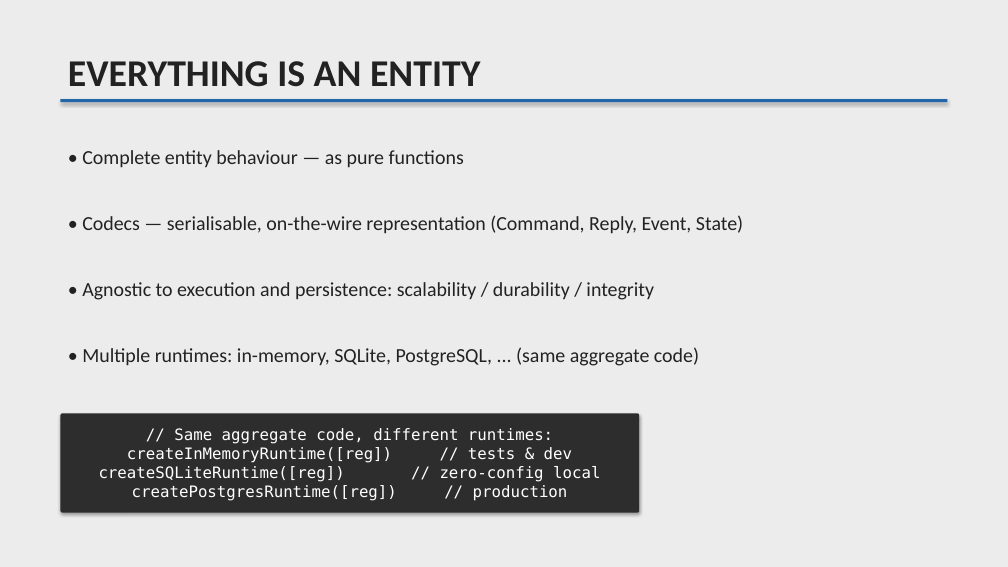
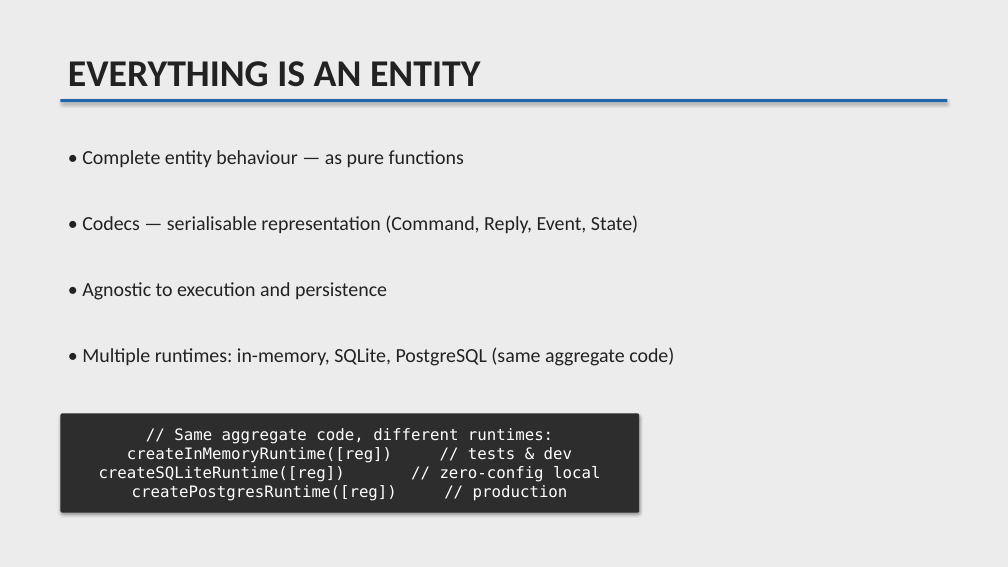
Before and after one commit to lambda-house/teob-ts-workshop-gift-card, a slide deck: slide 13 of slides/DDD-Workshop-Slides.pptx. Drawn at 1008x567 pixels with LibreOffice and Linux fonts; fonts in the diff are those of the drawing. Boxes give left, top, right and bottom in pixels: in the first picture for what was removed or moved away, otherwise in the second. Text is boxed around its words. In the diff, an @@ line names an element or a change of style, - is before the commit and + after.

```diff
--- a/slides/DDD-Workshop-Slides.pptx
+++ b/slides/DDD-Workshop-Slides.pptx
@@ text at box(82, 215, 638, 234): text changed @@
-• Codecs — serialisable, on-the-wire representation (Command, Reply, Event, State)
+• Codecs — serialisable representation (Command, Reply, Event, State)
@@ text at box(82, 282, 387, 300): text changed @@
-• Agnostic to execution and persistence: scalability / durability / integrity
+• Agnostic to execution and persistence
@@ text at box(82, 347, 674, 366): text changed @@
-• Multiple runtimes: in-memory, SQLite, PostgreSQL, ... (same aggregate code)
+• Multiple runtimes: in-memory, SQLite, PostgreSQL (same aggregate code)
```
Also in this commit, not shown: 15 other slides changed, 6 slides added, 6 slides removed, 2 other files.
